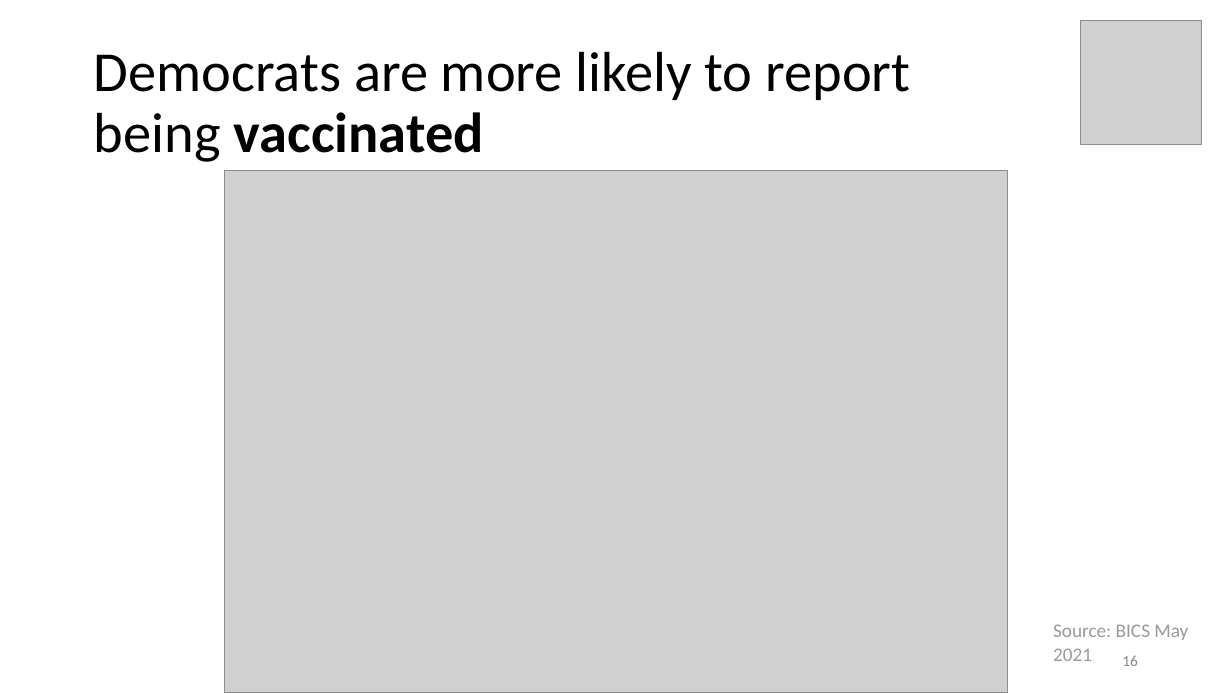
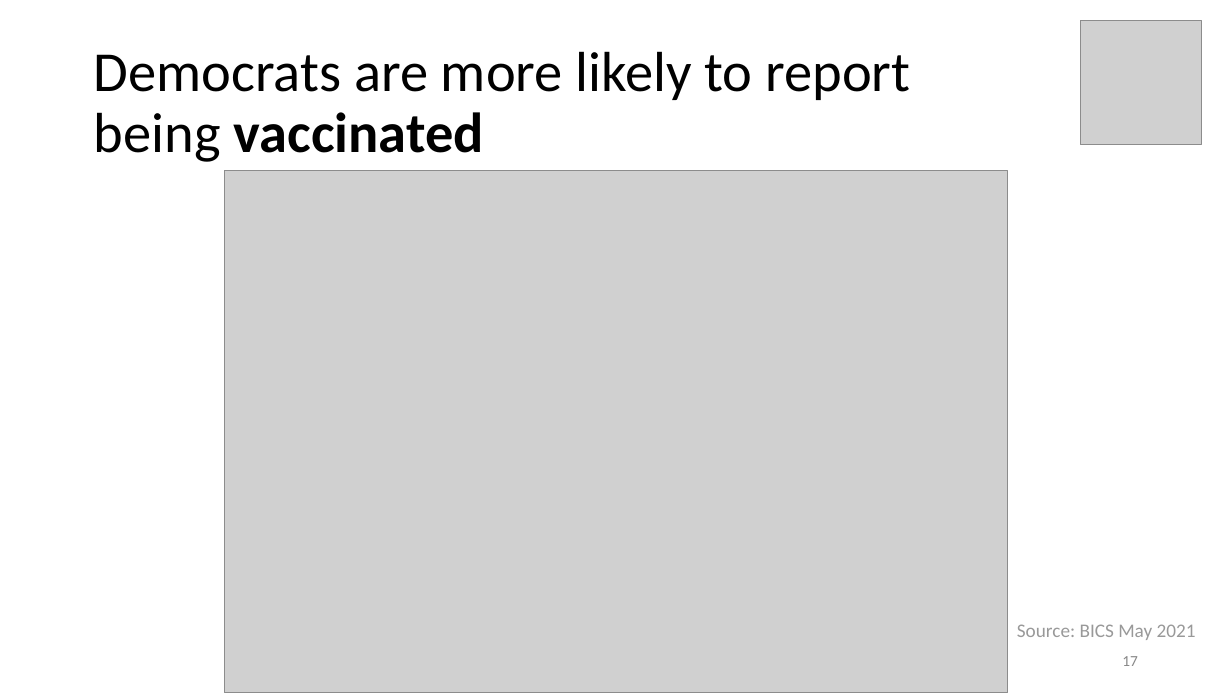
Before and after one commit to chrissoria/BICS_Political_Polarization, a slide deck: slide 17 of presentation/Plots_File.pptx (slide 16 before the commit). Drawn at 1232x693 pixels with LibreOffice and Linux fonts; fonts in the diff are those of the drawing; grey boxes stand for pictures. Boxes give left, top, right and bottom in pixels: in the first picture for what was removed or moved away, otherwise in the second. Text is boxed around its words. In the diff, an @@ line names an element or a change of style, - is before the commit and + after.

```diff
--- a/presentation/Plots_File.pptx
+++ b/presentation/Plots_File.pptx
@@ text "Source: BICS May 2021" rewrapped from [1053, 624, 1188, 661] to [1017, 624, 1196, 640] @@
@@ page number at [1122, 656, 1138, 666]: text changed @@
-16
+17
```
Also in this commit, not shown: 8 other slides changed, 1 slide added, 14 other files.
